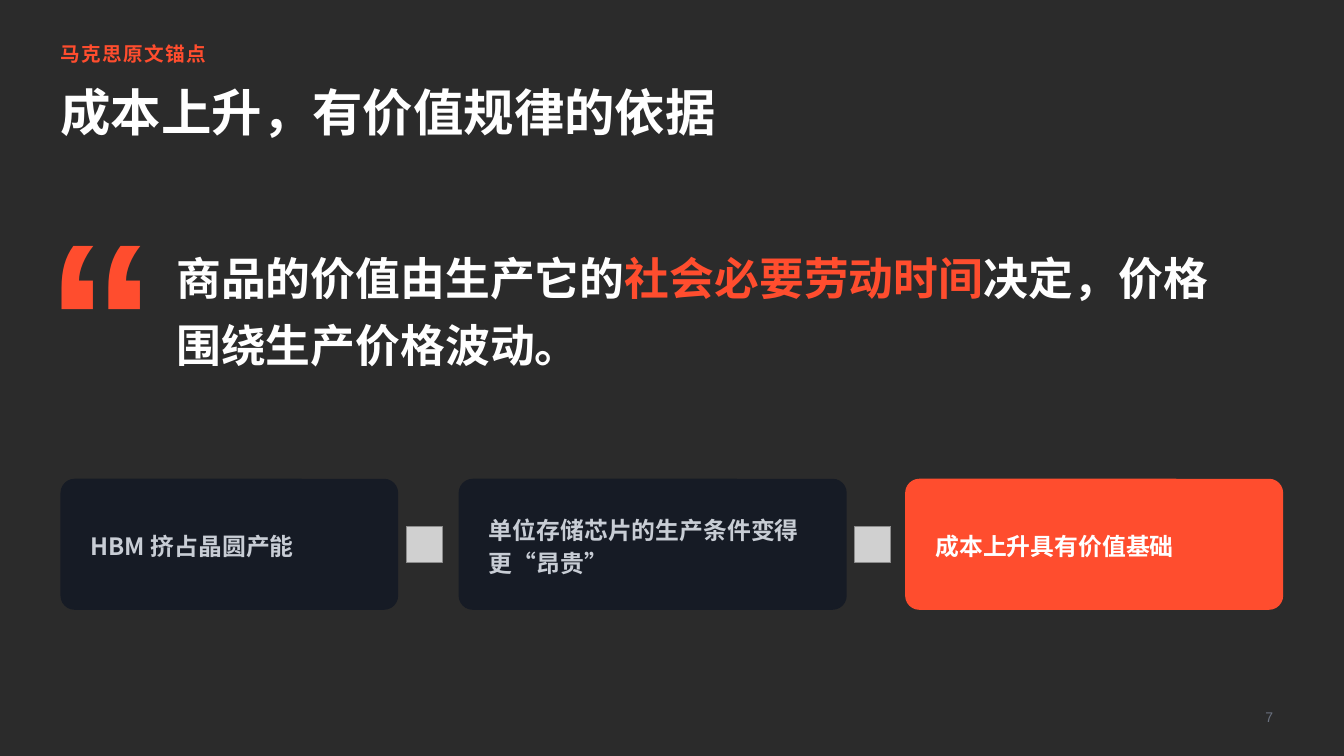
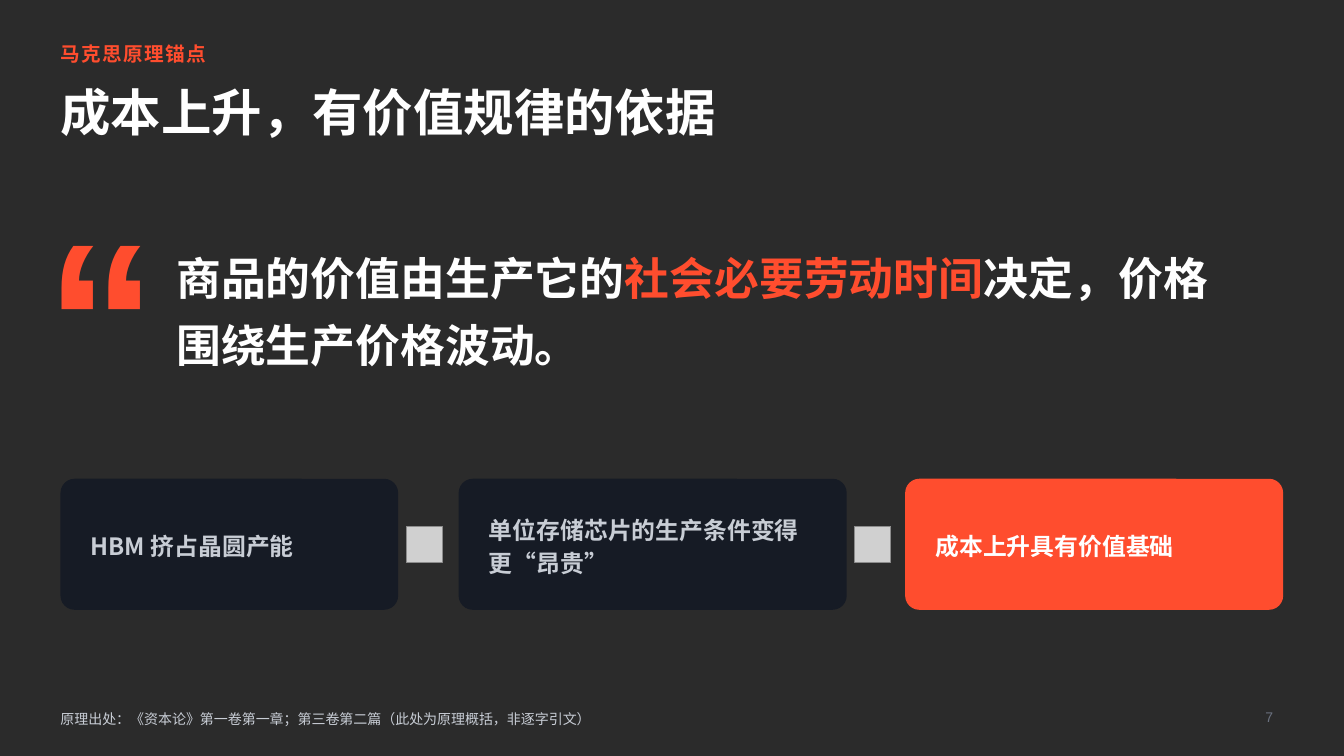
Before and after one commit to 1760139151lkh-ctrl/ppt-document, a slide deck: slide 7 of AI涨价的冷逻辑.pptx. Drawn at 1344x756 pixels with LibreOffice and Linux fonts; fonts in the diff are those of the drawing; grey boxes stand for pictures; background and template pictures are left out; a plain dark background stands for a picture behind light text. Boxes give left, top, right and bottom in pixels: in the first picture for what was removed or moved away, otherwise in the second. Text is boxed around its words. In the diff, an @@ line names an element or a change of style, - is before the commit and + after.

```diff
--- a/AI涨价的冷逻辑.pptx
+++ b/AI涨价的冷逻辑.pptx
@@ text at (60, 44, 206, 63): text changed @@
-马克思原文锚点
+马克思原理锚点
@@ text added at (60, 712, 590, 726), 10 pt, text #C8CDD5 @@
+原理出处：《资本论》第一卷第一章；第三卷第二篇（此处为原理概括，非逐字引文）
```
Also in this commit, not shown: 12 other slides changed, 1 slide added, 1 other file.
